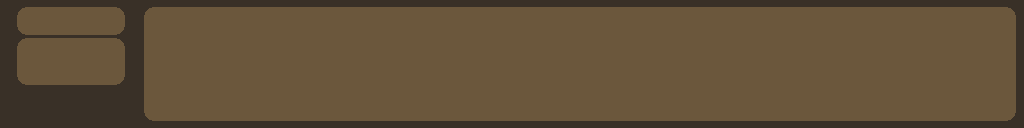
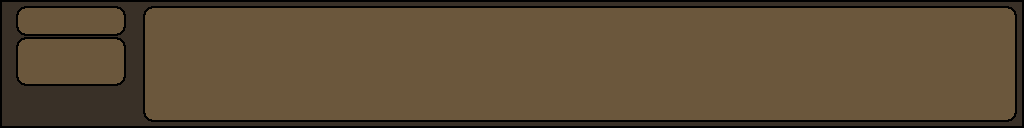
Two versions of the same layered image (1024 × 128). Layer-by-layer changes:
added layer "Background copy" above "Background" over [0, 0, 1024, 128]
